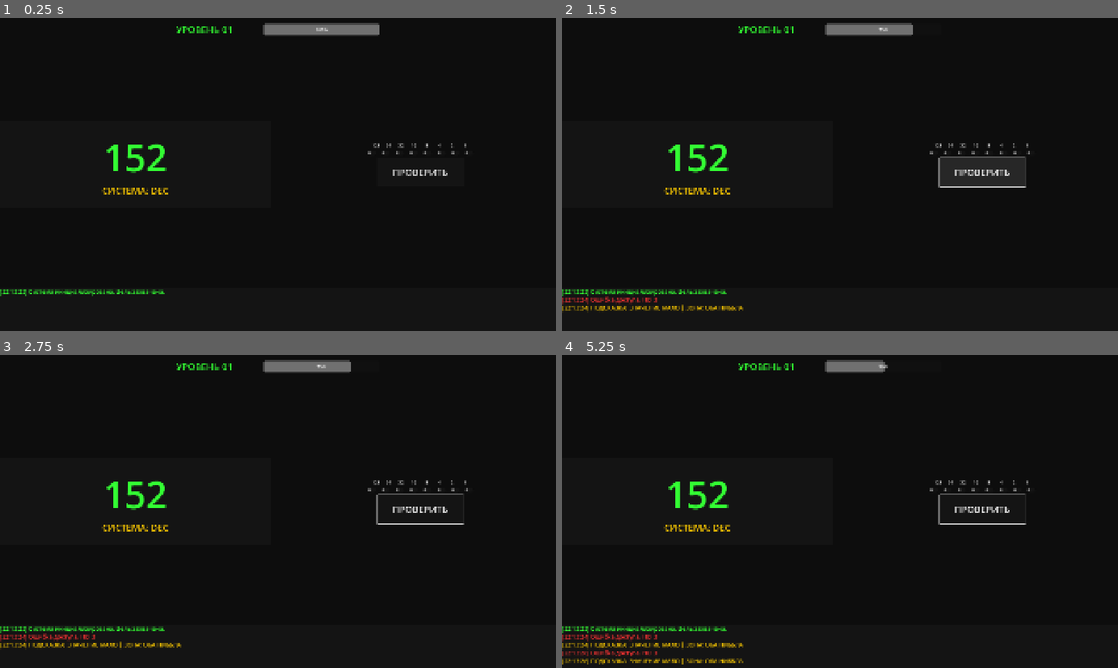
Above: before the commit, frames 1-4 (two rows, left to right).
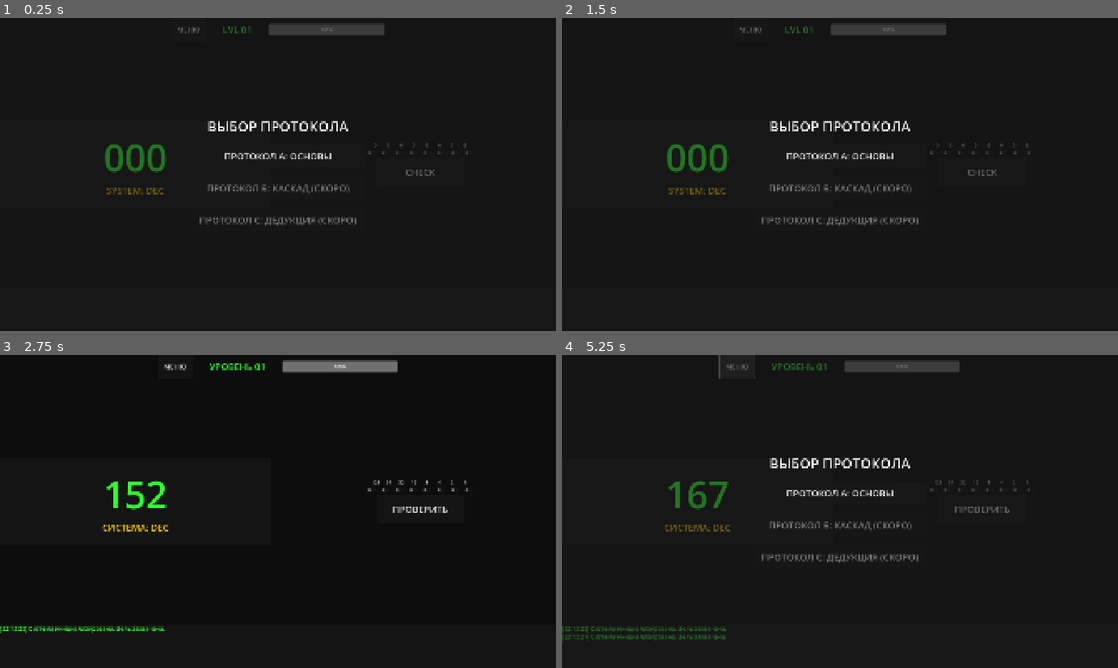
Above: after the commit, the same moments.

Repository: Nurik-dotcom/untmatric
Game: Godot game, scene res://scenes/Decryptor.tscn
Same seed, same stepped clock (60 frames per second), same inputs: the game is played once before the commit and once after it.
Inputs (mouse positions are in pixels of both pictures, inside the frame that each line leads up to):
- Up to frame 1 (0.25 s): no input
- Up to frame 2 (1.5 s): click (751, 30) at 0.5 s, where only the run after the commit has a clickable "МЕНЮ"; click "ПРОВЕРИТЬ" (after the commit: "CHECK") at 1.25 s
- Up to frame 3 (2.75 s): click (278, 492) at 2 s, where only the run after the commit has a clickable "ПРОТОКОЛ А: ОСНОВЫ"
- Up to frame 4 (5.25 s): click (739, 367) at 2.75 s, where only the run after the commit has a clickable "МЕНЮ"; click "ПРОВЕРИТЬ" at 3.5 s; click (840, 492) at 4.25 s, where only the run after the commit has a clickable "ПРОТОКОЛ А: ОСНОВЫ"; click (739, 367) at 5 s, where only the run after the commit has a clickable "МЕНЮ"

The runs differ from the first frame. In frame 1, 3.9% of the frame differs, in the area x 0-85%, y 1-89%; in frame 2, 4.6%; in frame 3, 1.6%; in frame 4, 5.1%, in the area x 0-85%, y 0-99%.

Commit message:
Add Difficulty Selection Modal to Decryptor
- Added 'ModeSelectionModal' to Decryptor.tscn.
- Modal appears on startup, allowing selection of Protocol A (Complexity A).
- Protocols B and C are added as disabled placeholders.
- Added 'Menu' button to TopBar to reopen the modal.
- Ensured landscape layout and Russian localization.

Co-authored-by: Nurik-dotcom <84225078+Nurik-dotcom@users.noreply.github.com>

Diff:
--- a/scenes/Decryptor.gd
+++ b/scenes/Decryptor.gd
@@ -9,6 +9,9 @@
 @onready var container_labels = $MainLayout/ContentContainer/RightPanel/BitLabelsContainer
 @onready var btn_check = $MainLayout/ContentContainer/RightPanel/ControlButtons/CheckButton
 @onready var log_text = $MainLayout/FeedbackPanel/LogText
+
+# Modal References
+@onready var modal_selection = $ModeSelectionModal
 
 # Game State
 var current_target: int = 0
@@ -41,8 +44,12 @@
 		lbl.custom_minimum_size = Vector2(40, 0)
 		container_labels.add_child(lbl)
 
-	# Start Game
-	start_level(0)
+	# Show modal on start instead of starting immediately
+	show_mode_selection()
+
+func show_mode_selection():
+	modal_selection.visible = true
+	is_level_active = false
 
 func start_level(level_idx):
 	GlobalMetrics.start_level(level_idx)
@@ -160,3 +167,13 @@
 	log_text.push_color(color)
 	log_text.add_text("[%s] %s\n" % [time_str, msg])
 	log_text.pop()
+
+# --- Modal & Menu Callbacks ---
+
+func _on_menu_button_pressed():
+	show_mode_selection()
+
+func _on_complexity_a_pressed():
+	modal_selection.visible = false
+	# Reset or Start Protocol A
+	start_level(0)
--- a/scenes/Decryptor.tscn
+++ b/scenes/Decryptor.tscn
@@ -34,6 +34,16 @@
 layout_mode = 2
 alignment = 1
 
+[node name="MenuButton" type="Button" parent="MainLayout/TopBar"]
+custom_minimum_size = Vector2(120, 0)
+layout_mode = 2
+theme_override_font_sizes/font_size = 24
+text = "МЕНЮ"
+
+[node name="SpacerLeft" type="Control" parent="MainLayout/TopBar"]
+custom_minimum_size = Vector2(50, 0)
+layout_mode = 2
+
 [node name="LevelLabel" type="Label" parent="MainLayout/TopBar"]
 layout_mode = 2
 theme_override_colors/font_color = Color(0.2, 1, 0.2, 1)
@@ -41,7 +51,7 @@
 text = "LVL 01"
 
 [node name="Spacer" type="Control" parent="MainLayout/TopBar"]
-custom_minimum_size = Vector2(100, 0)
+custom_minimum_size = Vector2(50, 0)
 layout_mode = 2
 
 [node name="StabilityBar" type="ProgressBar" parent="MainLayout/TopBar"]
@@ -117,4 +127,54 @@
 bbcode_enabled = true
 scroll_following = true
 
+[node name="ModeSelectionModal" type="Panel" parent="."]
+visible = false
+layout_mode = 1
+anchors_preset = 15
+anchor_right = 1.0
+anchor_bottom = 1.0
+grow_horizontal = 2
+grow_vertical = 2
+
+[node name="CenterContainer" type="CenterContainer" parent="ModeSelectionModal"]
+layout_mode = 1
+anchors_preset = 15
+anchor_right = 1.0
+anchor_bottom = 1.0
+grow_horizontal = 2
+grow_vertical = 2
+
+[node name="VBoxContainer" type="VBoxContainer" parent="ModeSelectionModal/CenterContainer"]
+custom_minimum_size = Vector2(600, 400)
+layout_mode = 2
+theme_override_constants/separation = 30
+
+[node name="Title" type="Label" parent="ModeSelectionModal/CenterContainer/VBoxContainer"]
+layout_mode = 2
+theme_override_font_sizes/font_size = 48
+text = "ВЫБОР ПРОТОКОЛА"
+horizontal_alignment = 1
+
+[node name="BtnComplexityA" type="Button" parent="ModeSelectionModal/CenterContainer/VBoxContainer"]
+custom_minimum_size = Vector2(0, 80)
+layout_mode = 2
+theme_override_font_sizes/font_size = 32
+text = "ПРОТОКОЛ А: ОСНОВЫ"
+
+[node name="BtnComplexityB" type="Button" parent="ModeSelectionModal/CenterContainer/VBoxContainer"]
+custom_minimum_size = Vector2(0, 80)
+layout_mode = 2
+theme_override_font_sizes/font_size = 32
+disabled = true
+text = "ПРОТОКОЛ Б: КАСКАД (СКОРО)"
+
+[node name="BtnComplexityC" type="Button" parent="ModeSelectionModal/CenterContainer/VBoxContainer"]
+custom_minimum_size = Vector2(0, 80)
+layout_mode = 2
+theme_override_font_sizes/font_size = 32
+disabled = true
+text = "ПРОТОКОЛ С: ДЕДУКЦИЯ (СКОРО)"
+
+[connection signal="pressed" from="MainLayout/TopBar/MenuButton" to="." method="_on_menu_button_pressed"]
 [connection signal="pressed" from="MainLayout/ContentContainer/RightPanel/ControlButtons/CheckButton" to="." method="_on_check_button_pressed"]
+[connection signal="pressed" from="ModeSelectionModal/CenterContainer/VBoxContainer/BtnComplexityA" to="." method="_on_complexity_a_pressed"]
